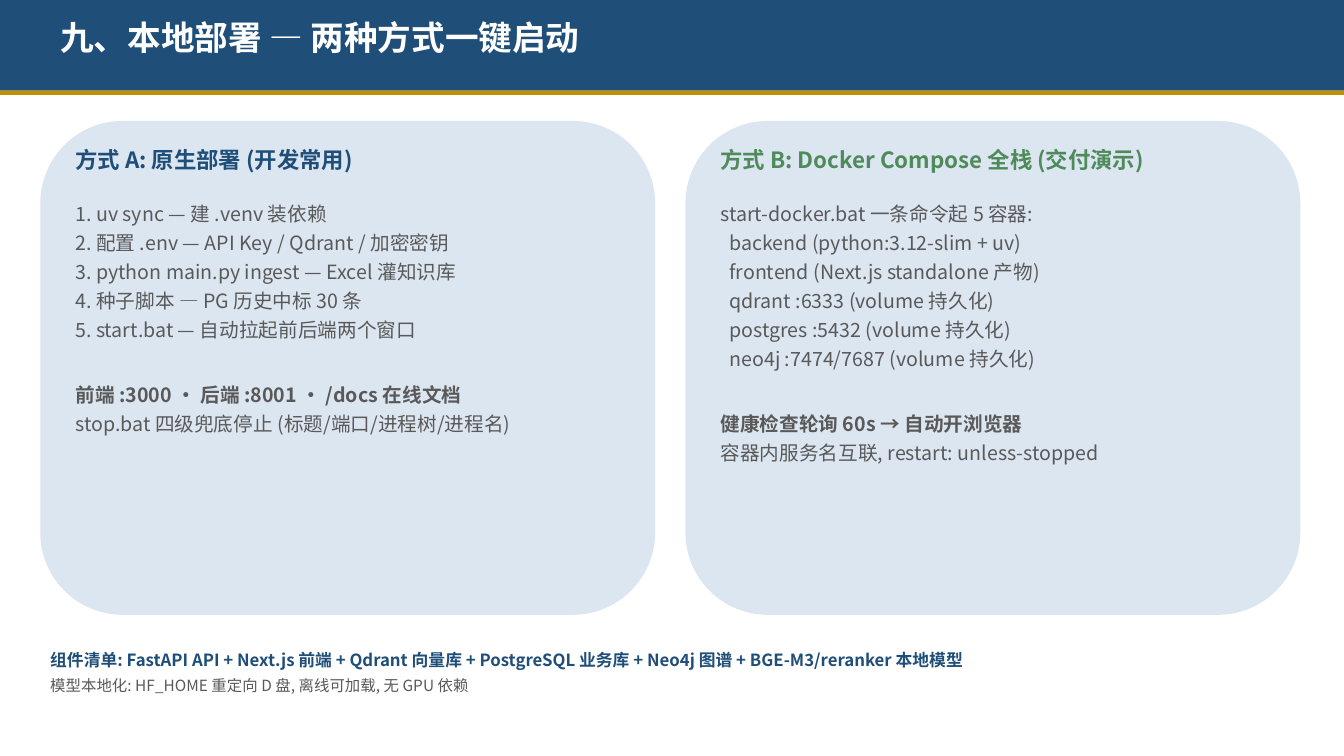
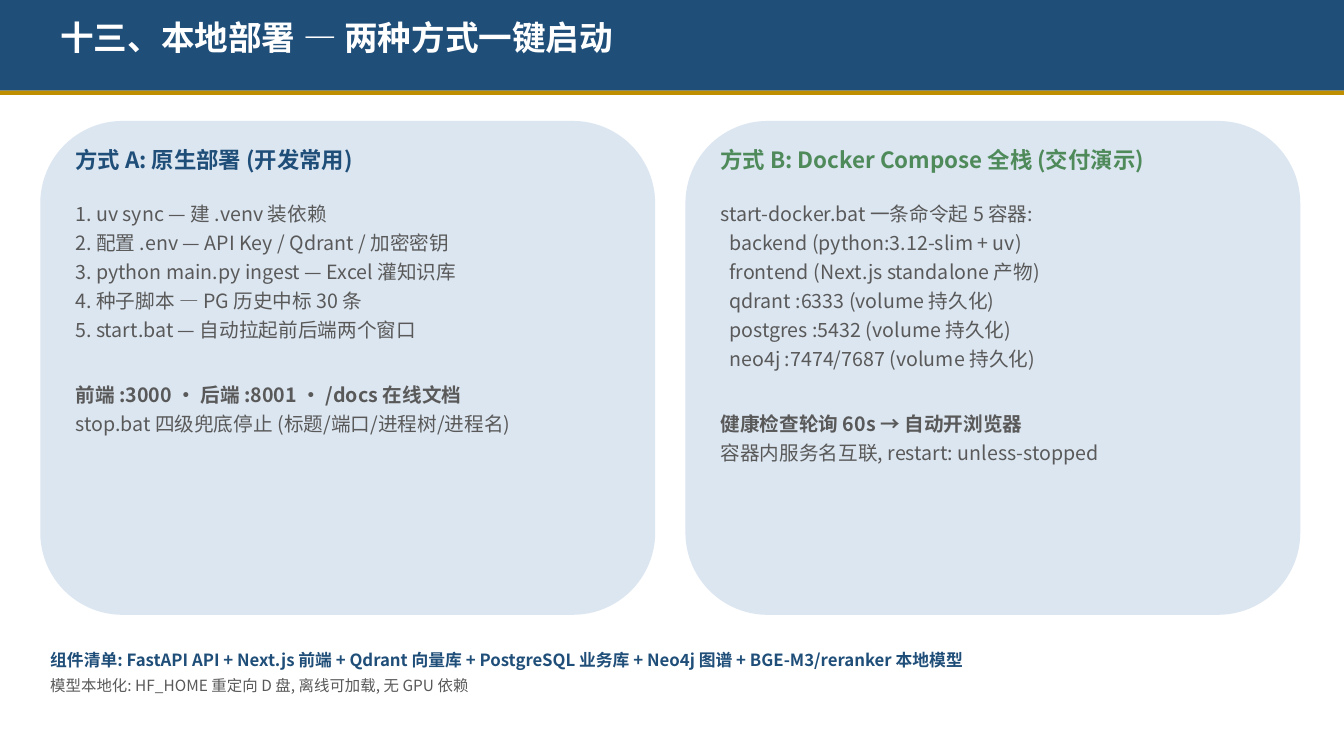
Before and after one commit to wuyang-vs/Bidding_QA_Chatbot, a slide deck: slide 15 of 招投标RAG智能问答系统介绍.pptx (slide 11 before the commit). Drawn at 1344x756 pixels with LibreOffice and Linux fonts; fonts in the diff are those of the drawing. Boxes give left, top, right and bottom in pixels: in the first picture for what was removed or moved away, otherwise in the second. Text is boxed around its words. In the diff, an @@ line names an element or a change of style, - is before the commit and + after.

```diff
--- a/招投标RAG智能问答系统介绍.pptx
+++ b/招投标RAG智能问答系统介绍.pptx
@@ text at [60,21,613,53]: text changed @@
-九、本地部署 — 两种方式一键启动
+十三、本地部署 — 两种方式一键启动
```
Also in this commit, not shown: 5 other slides changed, 4 slides added, 1 other file.
